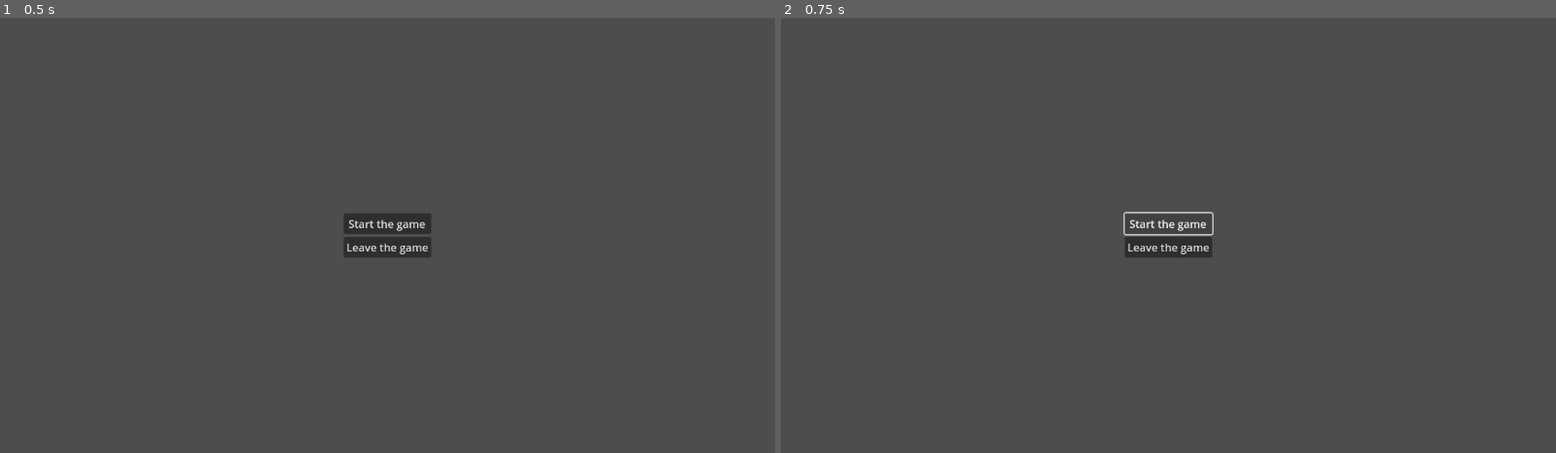
Above: before the commit, frames 1-2 (left to right).
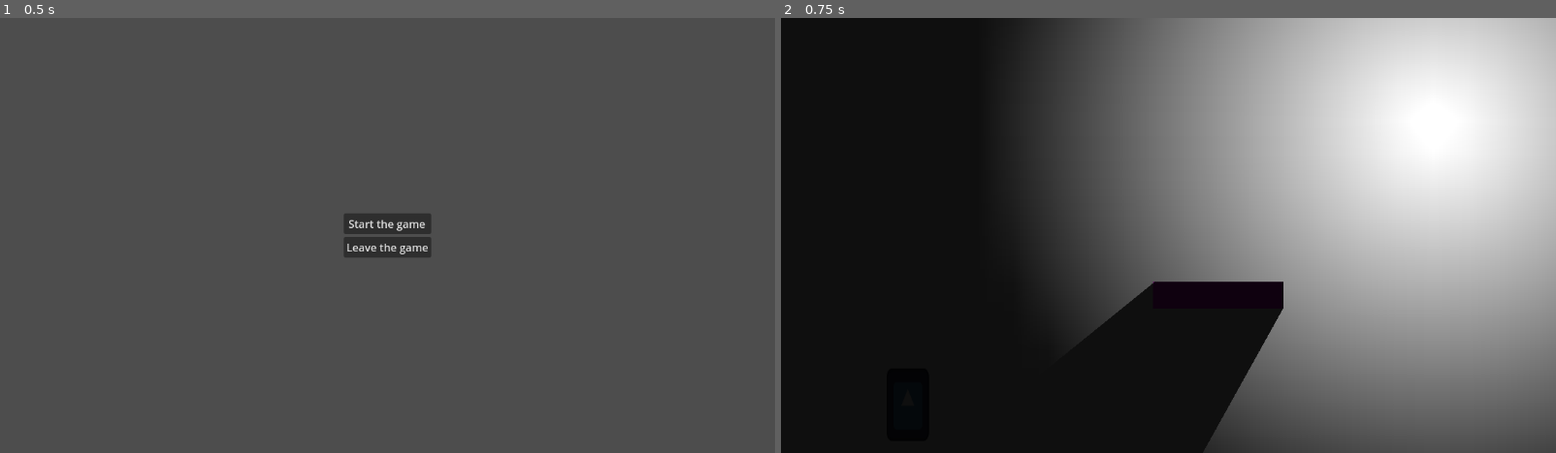
Above: after the commit, the same moments.

Repository: Kaporos/VampireLight
Game: Godot game, scene res://scenes/menu.tscn
Same seed, same stepped clock (60 frames per second), same inputs: the game is played once before the commit and once after it. The engine's default icon, where the game draws it, is replaced by a stand-in: a white triangle on a blue panel in a dark square.
Inputs:
- Up to frame 1 (0.5 s): no input
- Up to frame 2 (0.75 s): click "Start the game" at 0.5 s

Frame 1 is identical in both runs. In frame 2, 87% of the frame differs, in the area x 0-100%, y 0-100%.

Commit message:
adding basic light system :D

Diff:
--- /dev/null
+++ b/components/LightDetector.gd
@@ -0,0 +1,33 @@
+extends Area2D
+
+
+@export var debug: bool = false;
+
+signal exposed;
+var lights = [];
+var lines = [];
+
+func _physics_process(_delta):
+
+	#Removing previous frame debug lines
+	for line in lines:
+		line.queue_free();
+	lines.clear()
+
+	#Raycasting for each light
+	for light in lights:
+		if debug:
+			var line = Line2D.new();
+			line.add_point(global_position)
+			line.add_point(light.global_position)
+			get_tree().root.add_child(line);
+			lines.append(line)
+		if RayCaster.can_raycast(global_position, light.global_position):
+			exposed.emit()
+
+func _on_light_entered(area:Area2D):
+	lights.append(area);
+
+
+func _on_light_exited(area:Area2D):
+	lights.erase(area)
--- /dev/null
+++ b/components/LightDetector.tscn
@@ -0,0 +1,11 @@
+[gd_scene load_steps=2 format=3 uid="uid://b6v524cujs6xg"]
+
+[ext_resource type="Script" path="res://components/LightDetector.gd" id="1_bt4eg"]
+
+[node name="LightDetector" type="Area2D"]
+collision_layer = 0
+collision_mask = 2
+script = ExtResource("1_bt4eg")
+
+[connection signal="area_entered" from="." to="." method="_on_light_entered"]
+[connection signal="area_exited" from="." to="." method="_on_light_exited"]
--- a/project.godot
+++ b/project.godot
@@ -15,6 +15,16 @@
 config/features=PackedStringArray("4.1", "GL Compatibility")
 config/icon="res://icon.svg"
 
+[autoload]
+
+RayCaster="*res://scripts/Raycaster.gd"
+
+[layer_names]
+
+2d_physics/layer_1="Player"
+2d_physics/layer_2="Lights"
+2d_physics/layer_3="Obstacles"
+
 [rendering]
 
 renderer/rendering_method="gl_compatibility"
--- a/scenes/lights_scratch.tscn
+++ b/scenes/lights_scratch.tscn
@@ -1,3 +1,98 @@
-[gd_scene format=3 uid="uid://cx66w7k5ixc63"]
+[gd_scene load_steps=12 format=3 uid="uid://cx66w7k5ixc63"]
+
+[ext_resource type="Script" path="res://scripts/Darkness.gd" id="1_rp6a3"]
+[ext_resource type="Texture2D" uid="uid://bautesv1cckbu" path="res://icon.svg" id="2_8rlhi"]
+[ext_resource type="Script" path="res://scenes/SupposedPlayer.gd" id="2_yxhu5"]
+[ext_resource type="PackedScene" uid="uid://b6v524cujs6xg" path="res://components/LightDetector.tscn" id="4_3ulug"]
+
+[sub_resource type="Gradient" id="Gradient_r4ohl"]
+offsets = PackedFloat32Array(0, 0.226994)
+colors = PackedColorArray(1, 1, 1, 1, 0, 0, 0, 1)
+
+[sub_resource type="GradientTexture2D" id="GradientTexture2D_igstl"]
+gradient = SubResource("Gradient_r4ohl")
+width = 128
+height = 128
+fill = 1
+fill_from = Vector2(0.495575, 0.486726)
+fill_to = Vector2(0.884956, 0.721239)
+
+[sub_resource type="CircleShape2D" id="CircleShape2D_oy5ve"]
+radius = 12.1305
+
+[sub_resource type="RectangleShape2D" id="RectangleShape2D_l0qow"]
+size = Vector2(187, 38)
+
+[sub_resource type="OccluderPolygon2D" id="OccluderPolygon2D_ullwn"]
+polygon = PackedVector2Array(-42, 0, 151, 0, 151, 41, -42, 41)
+
+[sub_resource type="CapsuleShape2D" id="CapsuleShape2D_mq8pv"]
+radius = 31.0
+height = 106.0
+
+[sub_resource type="CircleShape2D" id="CircleShape2D_bw87f"]
+radius = 28.8617
 
 [node name="lights_scratch" type="Node2D"]
+
+[node name="Darkness" type="CanvasModulate" parent="."]
+scale = Vector2(0.997539, 1.02356)
+color = Color(0.25098, 0.25098, 0.25098, 1)
+script = ExtResource("1_rp6a3")
+
+[node name="ColorRect" type="ColorRect" parent="."]
+offset_right = 40.0
+offset_bottom = 40.0
+scale = Vector2(29.2163, 16.6718)
+
+[node name="PointLight2D" type="PointLight2D" parent="."]
+position = Vector2(943, 79)
+scale = Vector2(-52.0749, -49.2362)
+shadow_enabled = true
+shadow_color = Color(0.00392157, 0, 0, 0)
+texture = SubResource("GradientTexture2D_igstl")
+
+[node name="LightDetection" type="Area2D" parent="PointLight2D"]
+collision_layer = 2
+
+[node name="CollisionShape2D" type="CollisionShape2D" parent="PointLight2D/LightDetection"]
+position = Vector2(-0.172829, -1.36079)
+shape = SubResource("CircleShape2D_oy5ve")
+
+[node name="Node2D" type="StaticBody2D" parent="."]
+position = Vector2(596, 393)
+
+[node name="TextureRect" type="ColorRect" parent="Node2D"]
+offset_left = -43.0
+offset_right = 151.0
+offset_bottom = 40.0
+color = Color(1, 0.0862745, 1, 1)
+
+[node name="CollisionShape2D" type="CollisionShape2D" parent="Node2D"]
+position = Vector2(54.5, 22)
+shape = SubResource("RectangleShape2D_l0qow")
+
+[node name="LightOccluder2D" type="LightOccluder2D" parent="Node2D"]
+occluder = SubResource("OccluderPolygon2D_ullwn")
+
+[node name="SupposedPlayer" type="CharacterBody2D" parent="."]
+position = Vector2(187, 574)
+collision_mask = 2
+script = ExtResource("2_yxhu5")
+
+[node name="CollisionShape2D" type="CollisionShape2D" parent="SupposedPlayer"]
+shape = SubResource("CapsuleShape2D_mq8pv")
+
+[node name="Sprite2D" type="Sprite2D" parent="SupposedPlayer"]
+position = Vector2(1.5, 2)
+scale = Vector2(0.492188, 0.84375)
+texture = ExtResource("2_8rlhi")
+
+[node name="LightDetector" parent="SupposedPlayer" instance=ExtResource("4_3ulug")]
+debug = true
+
+[node name="CollisionShape2D" type="CollisionShape2D" parent="SupposedPlayer/LightDetector"]
+position = Vector2(31, -39)
+shape = SubResource("CircleShape2D_bw87f")
+
+[connection signal="exposed" from="SupposedPlayer/LightDetector" to="SupposedPlayer" method="_on_light_detector_exposed"]
--- a/scenes/menu.tscn
+++ b/scenes/menu.tscn
@@ -1,6 +1,7 @@
-[gd_scene load_steps=2 format=3 uid="uid://ce3bfu2fifown"]
+[gd_scene load_steps=3 format=3 uid="uid://ce3bfu2fifown"]
 
 [ext_resource type="Script" path="res://scripts/menu.gd" id="1_0puyd"]
+[ext_resource type="PackedScene" uid="uid://cx66w7k5ixc63" path="res://scenes/lights_scratch.tscn" id="2_ajj5w"]
 
 [node name="Menu" type="Control"]
 layout_mode = 3
@@ -10,6 +11,7 @@
 grow_horizontal = 2
 grow_vertical = 2
 script = ExtResource("1_0puyd")
+start_scene = ExtResource("2_ajj5w")
 
 [node name="VBoxContainer" type="VBoxContainer" parent="."]
 layout_mode = 1
--- /dev/null
+++ b/scripts/Darkness.gd
@@ -0,0 +1,6 @@
+extends CanvasModulate
+
+
+# Called when the node enters the scene tree for the first time.
+func _ready():
+	color = Color("0f0f0f")
--- /dev/null
+++ b/scripts/Raycaster.gd
@@ -0,0 +1,9 @@
+extends Node2D
+class_name ray
+
+# Called when the node enters the scene tree for the first time.
+func can_raycast(pos1, pos2) -> bool:
+	var space_state = get_world_2d().direct_space_state
+	var query = PhysicsRayQueryParameters2D.create(pos1, pos2)
+	var result = space_state.intersect_ray(query);
+	return !result;
